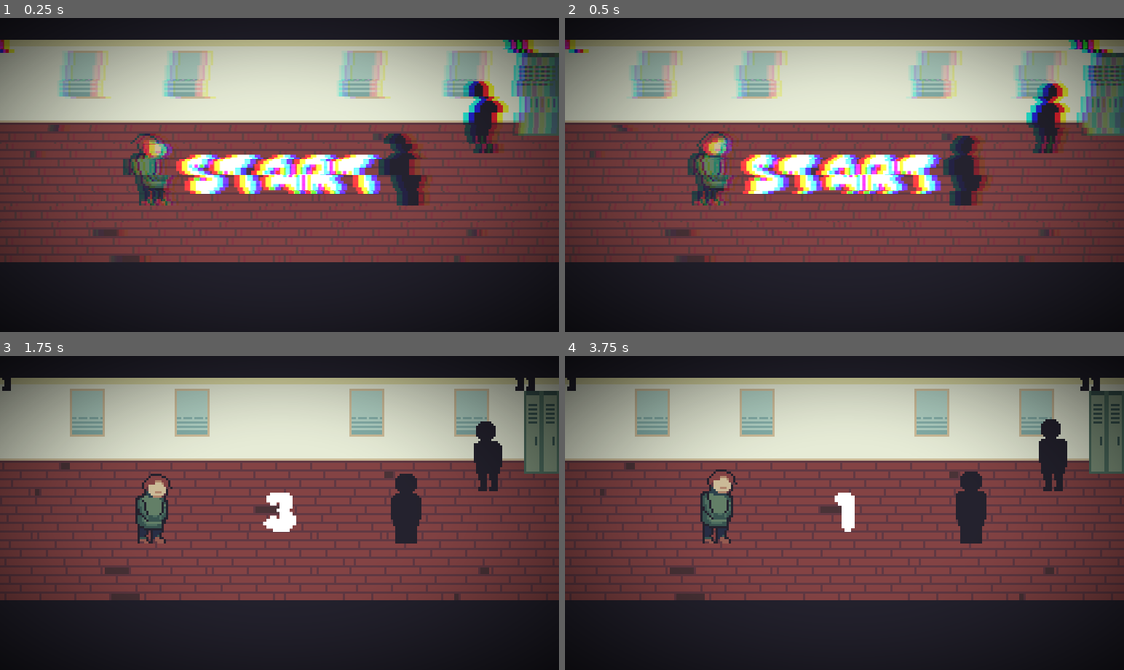
Above: before the commit, frames 1-4 (two rows, left to right).
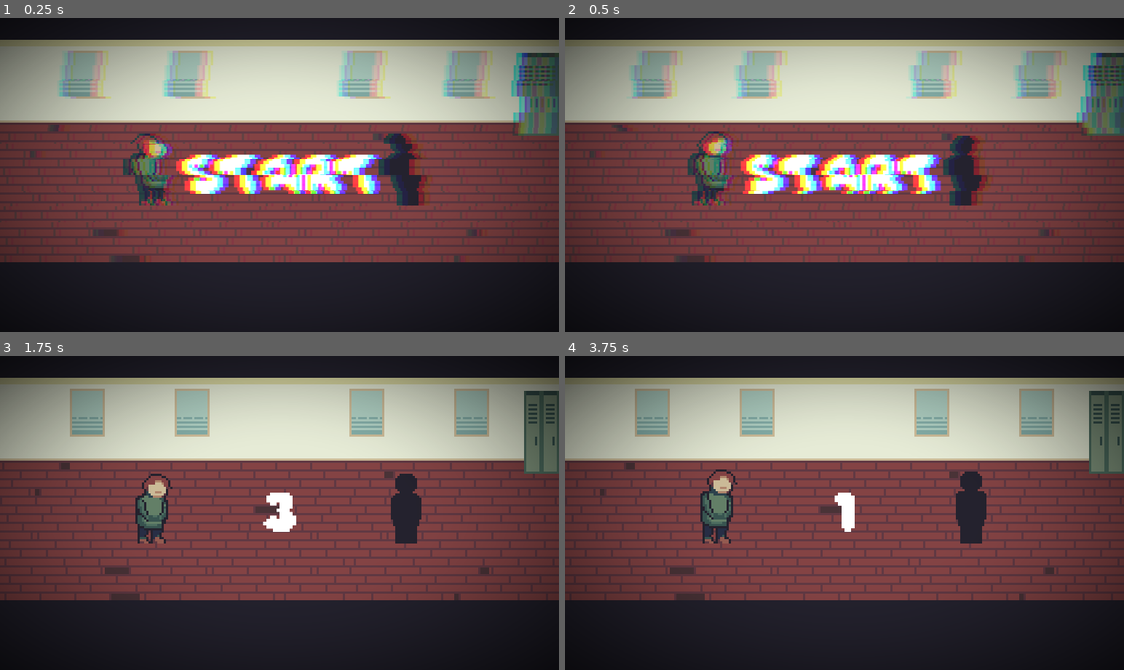
Above: after the commit, the same moments.

Repository: erik-lance/Simons-Day
Game: Godot game, scene res://scenes/freeplay.tscn
Same seed, same stepped clock (60 frames per second), same inputs: the game is played once before the commit and once after it. This scene is started directly instead of the project's main scene.
Inputs:
- Up to frame 1 (0.25 s): no input
- Up to frame 2 (0.5 s): no input
- Up to frame 3 (1.75 s): tap Enter at 0.5 s; tap Space (next_dialogue) at 0.6, 1.35 s
- Up to frame 4 (3.75 s): tap Space (next_dialogue) at 2.1, 2.85, 3.6 s

The runs differ from the first frame. In frame 1, 1.5% of the frame differs, in the area x 0-97%, y 6-44%; in frame 2, 1.5%; in frame 3, 1.0%; in frame 4, 1.1%.
Error in both runs: Invalid call. Nonexistent function 'set_target' in base 'Node2D (opponent.gd)'. (res://assets/scripts/freeplay.gd:31)

Commit message:
Now gets the current challenger type whether it's Unknown, Flynn, or Laura

Diff:
--- a/assets/scripts/cell_manager.gd
+++ b/assets/scripts/cell_manager.gd
@@ -1,6 +1,7 @@
 extends Node2D
 
 signal new_cell(cell, cast)
+signal special_challenger(type)
 
 var class_cell = "res://scenes/cells/classroom_cell.tscn"
 var locker_cell_1 = "res://scenes/cells/locker_cell.tscn"
@@ -18,6 +19,7 @@
 
 var cast_unknown = "res://scenes/actors/unknown.tscn"
 var cast_flynn = "res://scenes/actors/flynn.tscn"
+var cast_laura = "res://scenes/actors/laura.tscn"
 
 var speed = 30
 
@@ -64,8 +66,6 @@
 		4: return broken_cell
 
 func clear_cell(cell):
-	print('what cell?')
-	print(cell)
 	for c in cell.get_child(0).get_children():
 		c.queue_free()
 
@@ -83,12 +83,11 @@
 		add_actors(loaded_cell)
 	else:
 		add_actors(loaded_cell)
-		var cast = load_unknown(loaded_cell)
 		var challenger = load_challenger(loaded_cell, stage_ahead)
 
 
 func add_actors(cell):
-	var n = randi() % 5+1
+	var n = randi() % 5
 	var z = 0
 	# Maximum of 5 actors
 	for i in n:
@@ -104,11 +103,11 @@
 		unk_actor.position.y = y
 		z += 1
 
-func load_unknown(cell):
+func load_unknown(cell,challenger=false):
 	var loaded_cast = load(cast_unknown).instance()
 	cell.add_child(loaded_cast)
 
-	if !freeplay:
+	if !challenger:
 		var n = randi() % 2
 		match(n):
 			0: loaded_cast.get_child(0).animation = 'idle'
@@ -128,7 +127,15 @@
 	return loaded_cast
 
 func load_special(cell):
-	var loaded_cast = load(cast_flynn).instance()
+	var loaded_cast = null
+
+
+	var n = randi() % 2
+
+	match(n):
+		0:loaded_cast = load(cast_flynn).instance()
+		1: loaded_cast = load(cast_laura).instance()
+
 	cell.add_child(loaded_cast)
 
 	loaded_cast.get_child(0).animation = 'idle'
@@ -142,8 +149,7 @@
 	var cell_num = stage % 3
 
 	if (stage+1) % 5 != 0:
-		actor = load_unknown(cell)
-
+		actor = load_unknown(cell, true)
 		actor.position.x = 186
 		actor.position.y = 70
 
@@ -162,3 +168,10 @@
 
 func get_cur_cell():
 	return cells[0]
+
+func get_cur_cell_challenger():
+	var challenger_node = cells[0].get_child(0).find_node('Challenger',true,false)
+	match(challenger_node.get_child(0).name):
+		'Unknown': emit_signal('special_challenger',0)
+		'Flynn': emit_signal('special_challenger',1)
+		'Laura': emit_signal('special_challenger',2)
